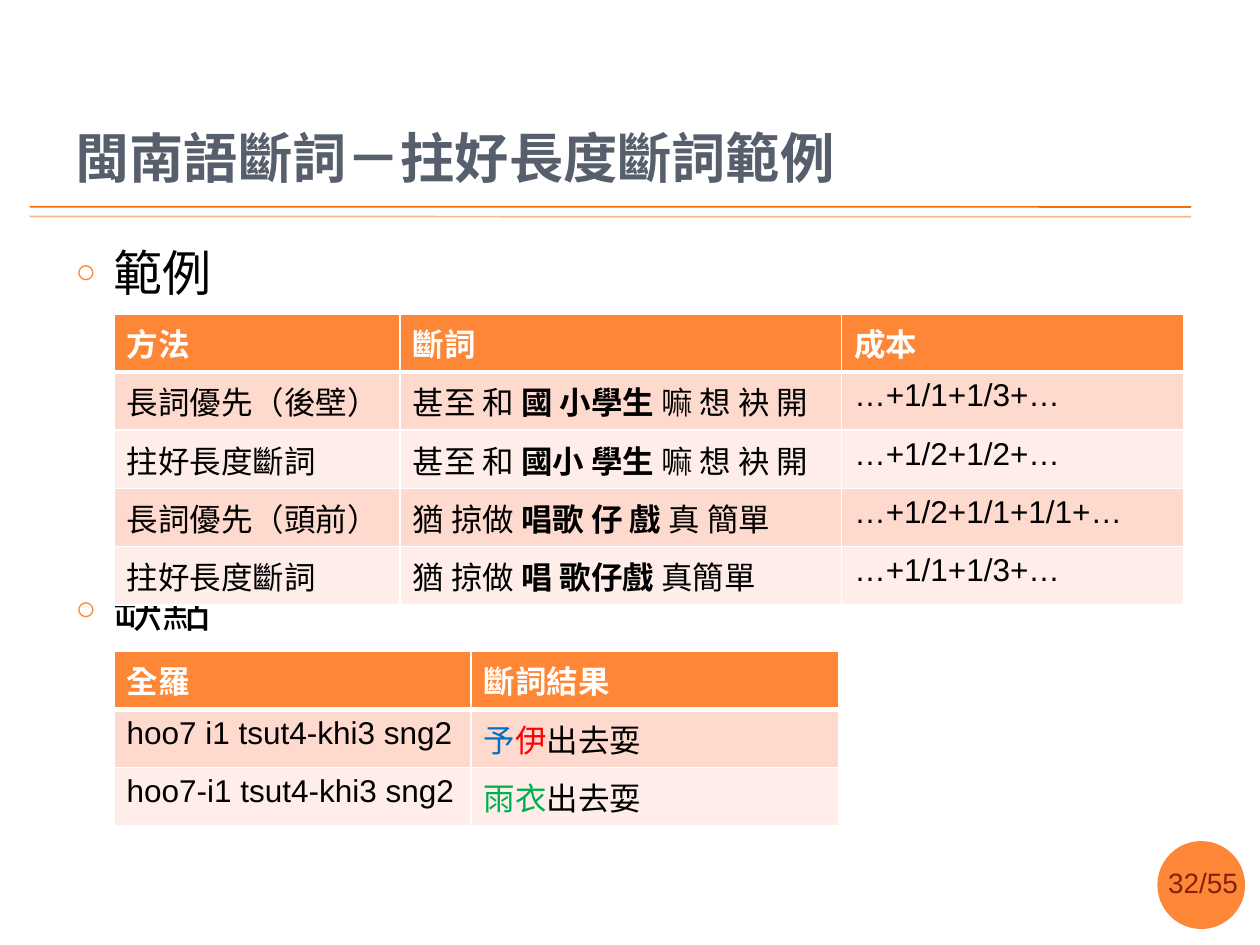
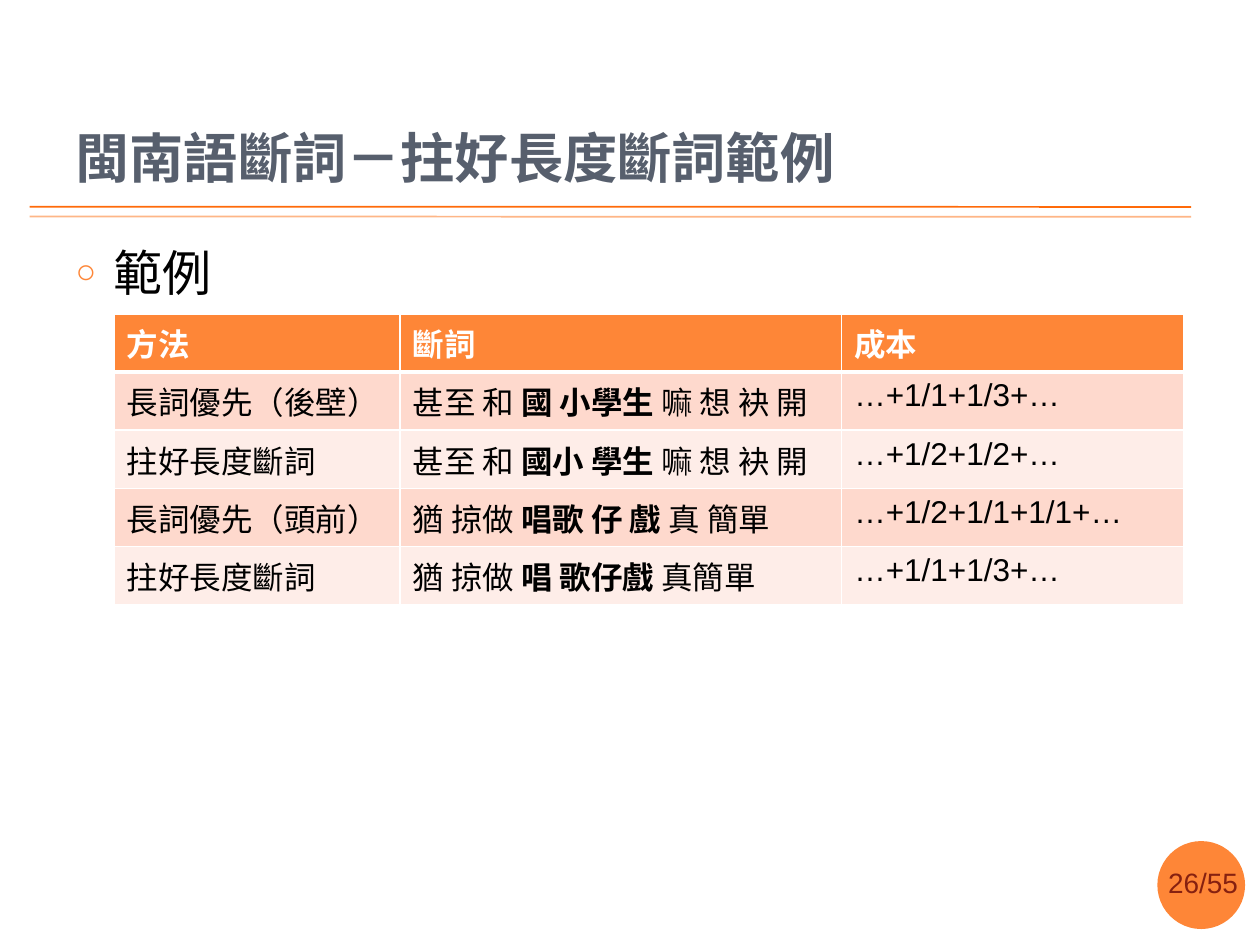
Before and after one commit to sih4sing5hong5/po3-ko3_tau5-iann2-phinn3, a slide deck: slide 26 of 翻譯報告.pptx (slide 32 before the commit). Drawn at 1260x945 pixels with LibreOffice and Linux fonts; fonts in the diff are those of the drawing; background and template pictures are left out. Boxes give left, top, right and bottom in pixels: in the first picture for what was removed or moved away, otherwise in the second. Text is boxed around its words. In the diff, an @@ line names an element or a change of style, - is before the commit and + after.

```diff
--- a/翻譯報告.pptx
+++ b/翻譯報告.pptx
@@ text at (113,578,211,631): paragraph removed @@
-○ 缺點
@@ table removed at (115,651,838,817), 3 rows, 2 columns @@
-全羅 | 斷詞結果
-hoo7 i1 tsut4-khi3 sng2 | 予伊出去耍
-hoo7-i1 tsut4-khi3 sng2 | 雨衣出去耍
@@ page number at (1168,873,1238,893): text changed @@
-32/55
+26/55
```
Also in this commit, not shown: 28 other slides changed, 2 slides added, 1 slide removed.
